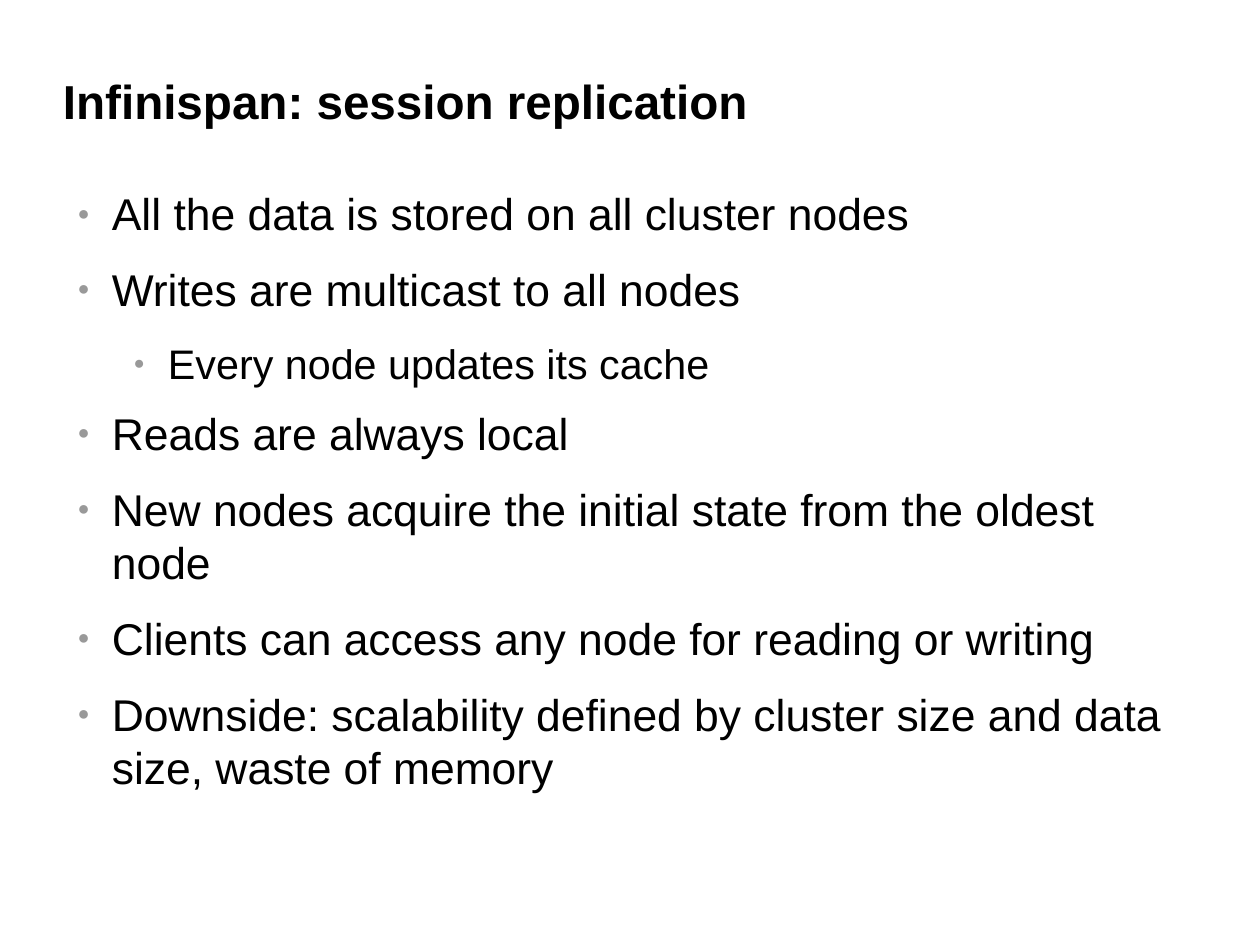
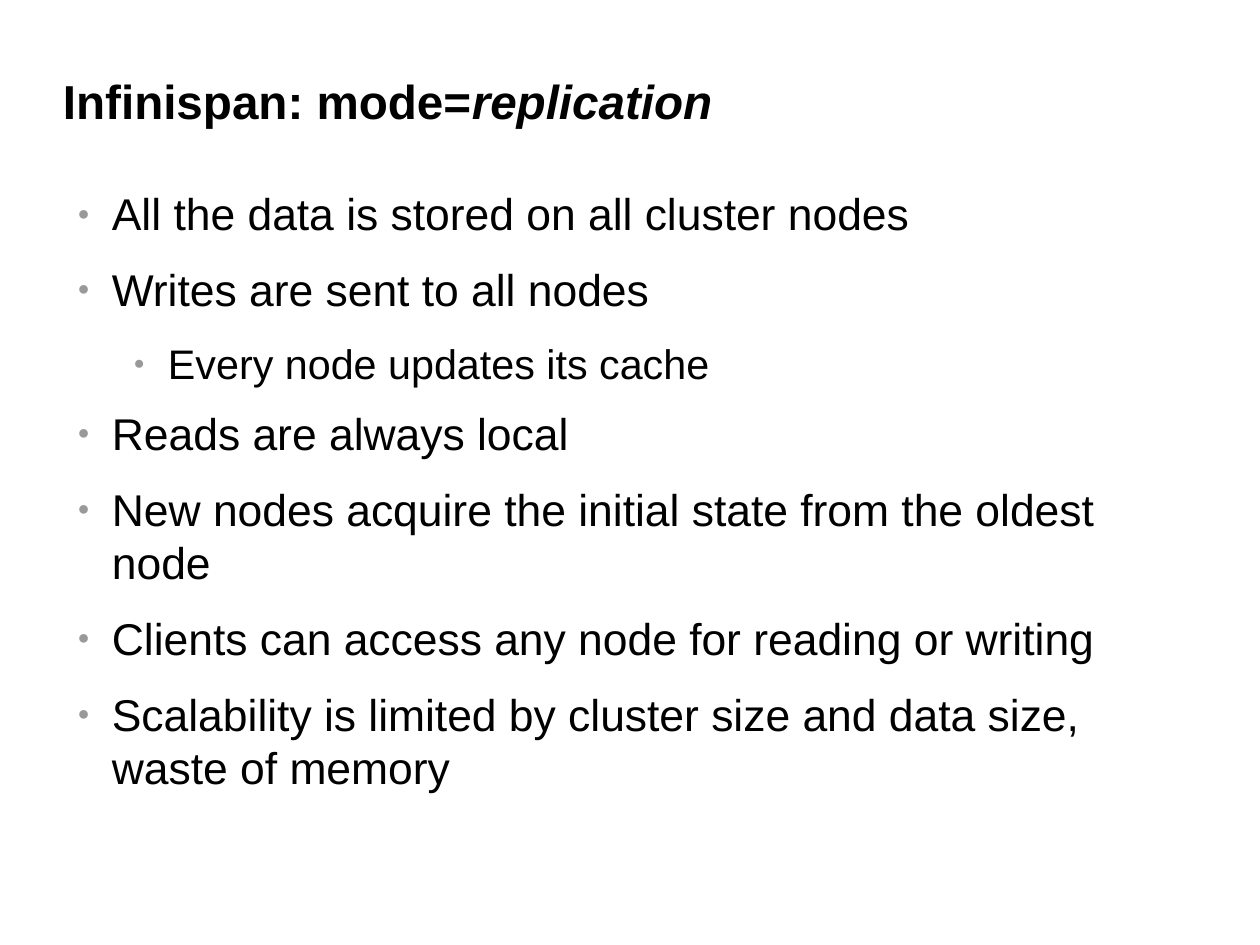
Before and after one commit to belaban/SessionPerf, a slide deck: slide 9 of docs/jbw2012.odp. Drawn at 1260x945 pixels with LibreOffice and Linux fonts; fonts in the diff are those of the drawing; background and template pictures are left out. Boxes give left, top, right and bottom in pixels: in the first picture for what was removed or moved away, otherwise in the second. Text is boxed around its words. In the diff, an @@ line names an element or a change of style, - is before the commit and + after.

```diff
--- a/docs/jbw2012.odp
+++ b/docs/jbw2012.odp
@@ title at bbox=[63, 84, 713, 128]: text changed @@
-Infinispan: session replication
+Infinispan: mode=replication
@@ text at bbox=[112, 273, 649, 307]: text changed @@
-● Writes are multicast to all nodes
+● Writes are sent to all nodes
@@ text at bbox=[112, 698, 1079, 793]: text changed @@
-● Downside: scalability defined by cluster size and data size, waste of memory
+● Scalability is limited by cluster size and data size, waste of memory
```
Also in this commit, not shown: 6 other slides changed, 1 slide added.
